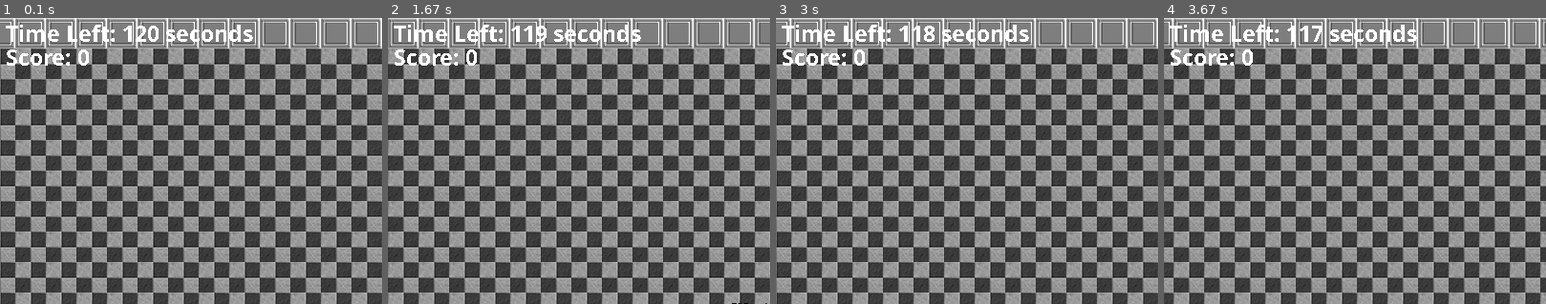
Above: before the commit, frames 1-4 (left to right).
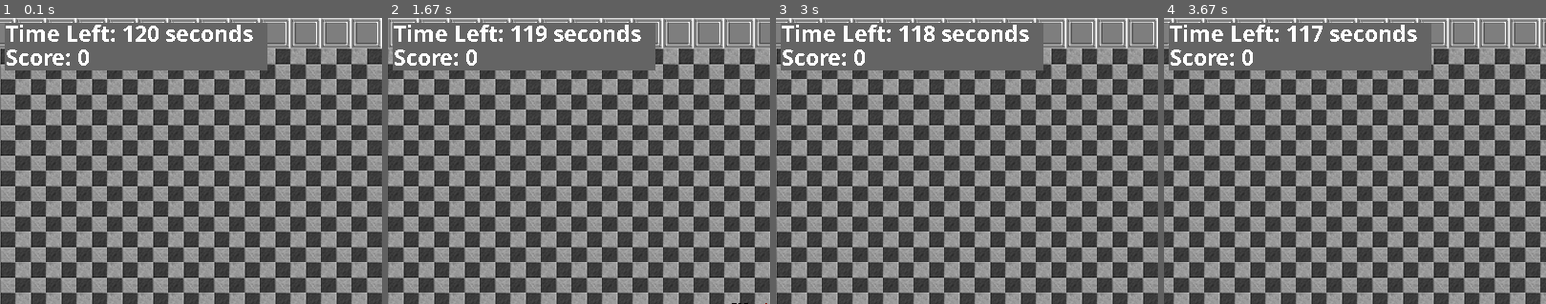
Above: after the commit, the same moments.

Repository: bly852/ICS3U1
Game: pygame game, started from (19.12.06) Culminating/game.py
The game is run twice, just before and just after one commit, with the same random seed, the same clock (stepped at 60 frames per second) and the same inputs.
Inputs:
- Up to frame 1 (0.1 s): no input
- Up to frame 2 (1.67 s): hold D 0.33-0.8 s; hold W 0.83-1.13 s; hold D 1.17-1.63 s
- Up to frame 3 (3 s): hold A 1.67-2.2 s; hold S 2.23-2.53 s; hold A 2.57-2.97 s
- Up to frame 4 (3.67 s): hold W 3-3.37 s; hold D from 3.4 s (still down)
The pictures show only the part of the screen within x 0-50%, y 0-50%; the shares and areas given below are measured in that part.

The runs differ from the first frame. In frame 1, 8.2% of the frame differs, in the area x 1-70%, y 1-19%; in frame 2, 8.2%; in frame 3, 8.2%; in frame 4, 8.2%.

Commit message:
Renders box to make text more readable

Diff:
--- a/(19.12.06) Culminating/game.py
+++ b/(19.12.06) Culminating/game.py
@@ -53,8 +53,6 @@
 
         # initializes the camera for the player
         self.camera = Camera(self.map.width, self.map.height)
-
-        # generates the map based on a text file given
 
         # generates walls and floors
         for row, tiles in enumerate(self.map.data):
@@ -116,6 +114,9 @@
         for sprite in self.all_sprites:
             self.screen.blit(sprite.image, self.camera.apply(sprite))
 
+        # render and blit rectangle for score and timer
+        pygame.draw.rect(self.screen, lightgrey, (5, 5, 275, 50), 0)
+
         # render and blit player score to the screen
         self.player_score = main_font.render(' Score: {}'.format(self.player.score), False, white)
         self.screen.blit(self.player_score, (0, 25))
@@ -132,6 +133,7 @@
         part of the game loop - checks for events
         """
 
+        #
         self.elapsed_time += self.dt
         if self.elapsed_time >= time_limit:
             self.quit()
